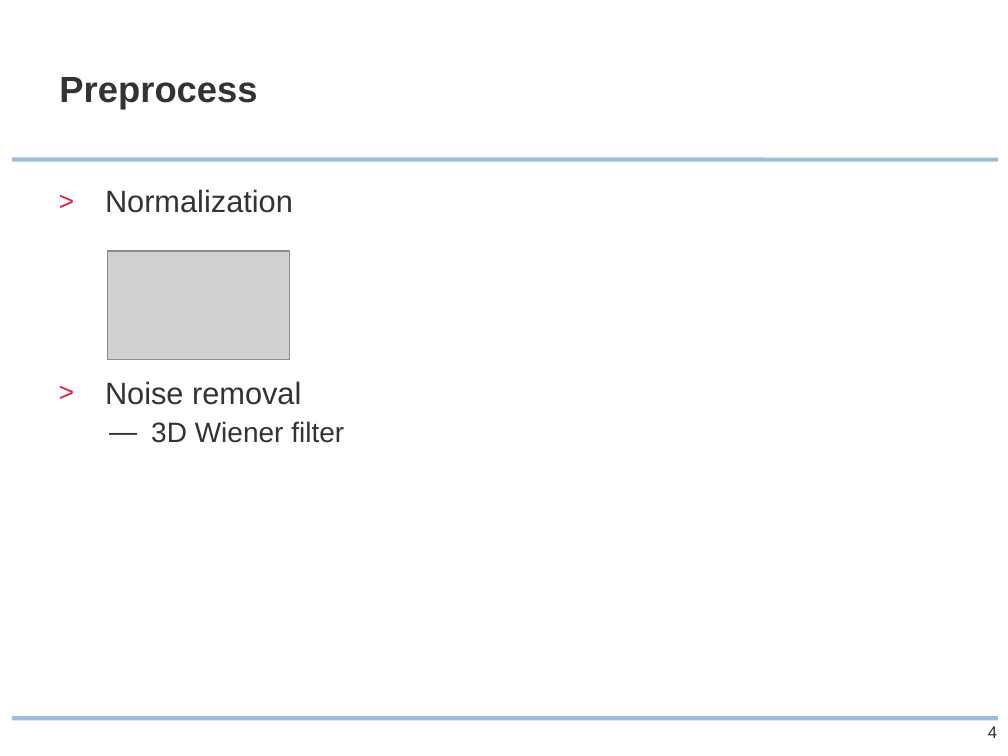
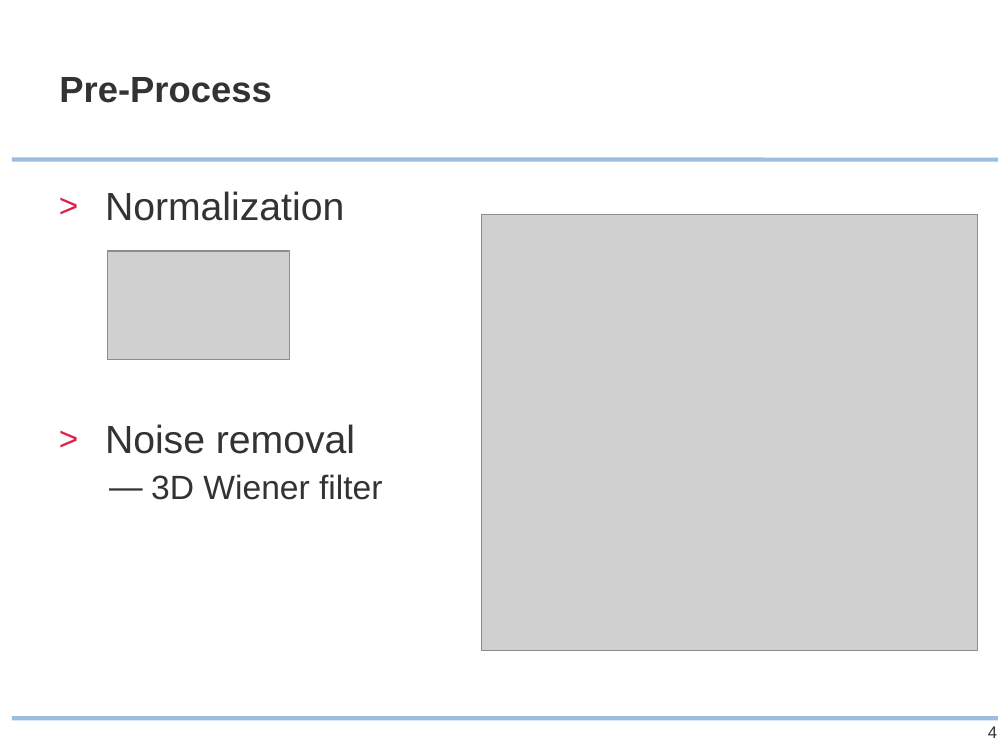
Before and after one commit to ipa/MIALab, a slide deck: slide 4 of doc/presentation/MIALab_slides.pptx. Drawn at 1008x756 pixels with LibreOffice and Linux fonts; fonts in the diff are those of the drawing; grey boxes stand for pictures; background and template pictures are left out. Boxes give left, top, right and bottom in pixels: in the first picture for what was removed or moved away, otherwise in the second. Text is boxed around its words. In the diff, an @@ line names an element or a change of style, - is before the commit and + after.

```diff
--- a/doc/presentation/MIALab_slides.pptx
+++ b/doc/presentation/MIALab_slides.pptx
@@ title at bbox=[59, 77, 271, 103]: text changed @@
-Preprocess
+Pre-Process
@@ text "Normalization" at bbox=[105, 191, 382, 500]: size 22 to 28 pt in "Normalization", "Noise removal"; size 20 to 24 pt in "3D Wiener filter"; more space between paragraphs @@
@@ picture added at bbox=[481, 215, 977, 650] @@
```
Also in this commit, not shown: 4 other slides changed, 2 slides added, 5 other files.
